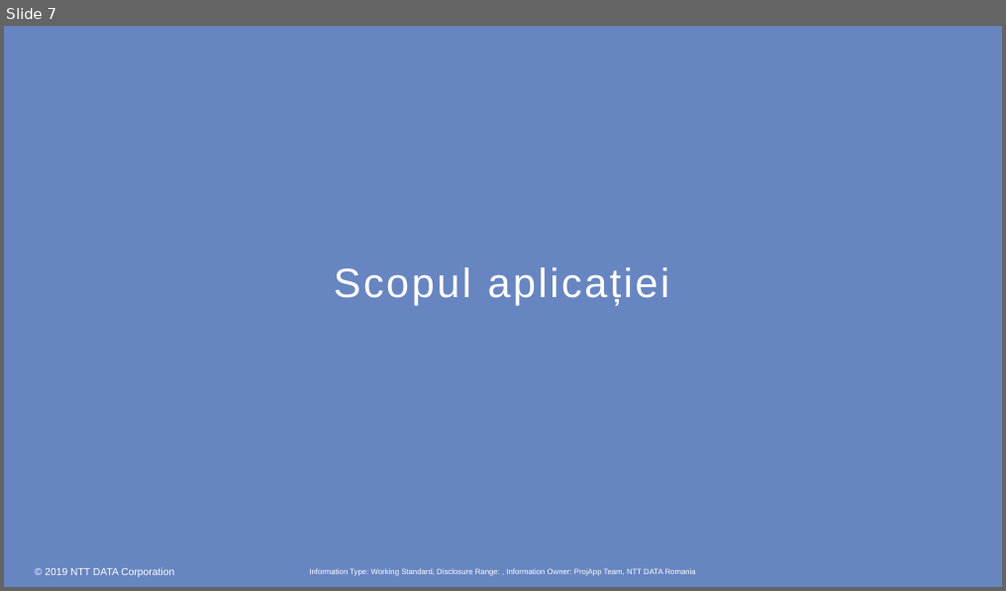
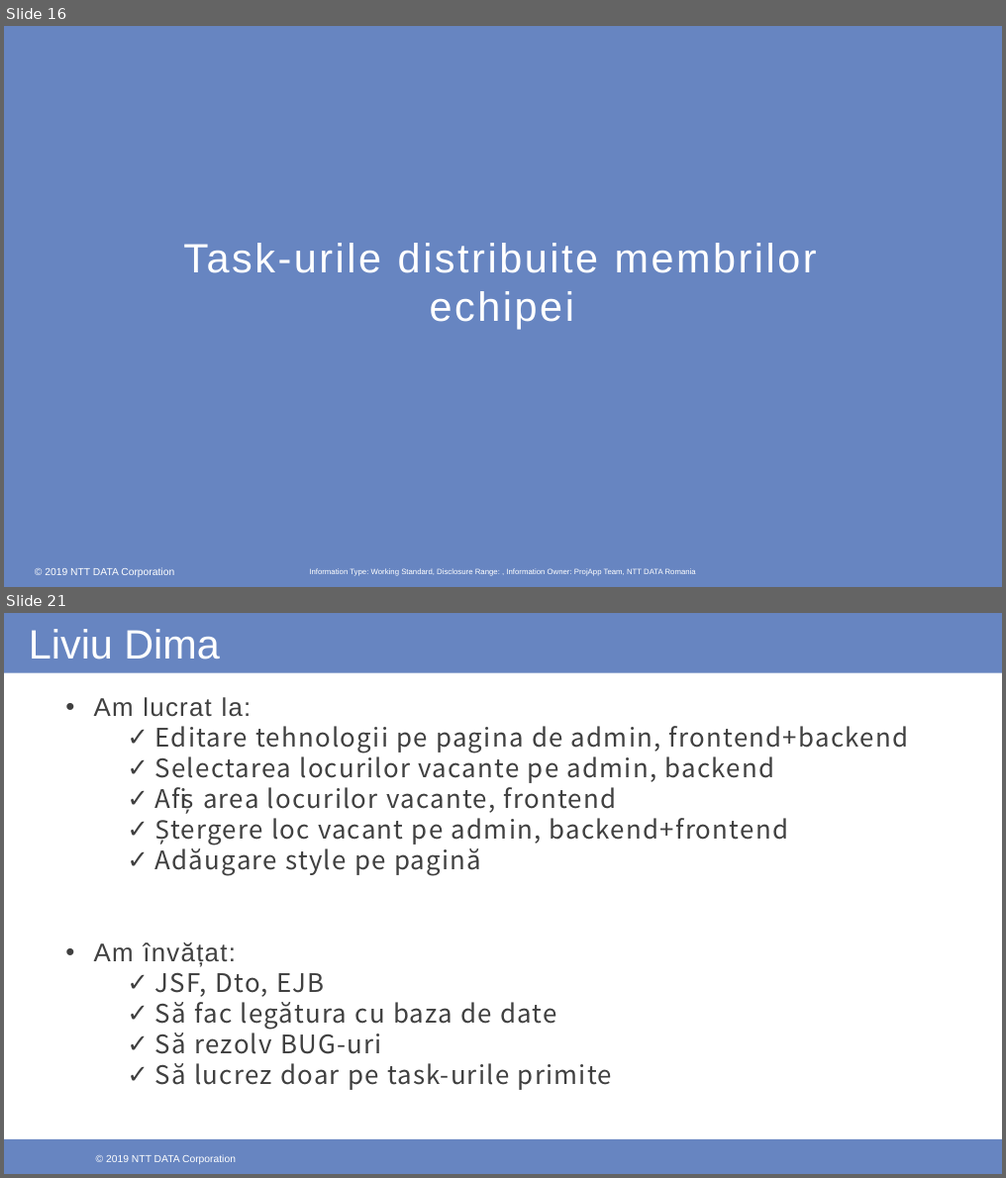
Before and after one commit to marianungureanu/ProjApp, a slide deck: ProjAppPresentation.pptx. Shown one above the other, each under a label of ours: slide 7 before the commit, slides 16 and 21 after it; the slides between them are not shown. The pictures are 1006x591 and 1006x1178 pixels, drawn with LibreOffice and Linux fonts; fonts in the diff are those of the drawing; background and template pictures are left out. Boxes give left, top, right and bottom in pixels: in the first picture for what was removed or moved away, otherwise in the second. Text is boxed around its words. In the diff, an @@ line names an element or a change of style, - is before the commit and + after.

```diff
--- a/ProjAppPresentation.pptx
+++ b/ProjAppPresentation.pptx
@@ slide 21 added at [4,613,1002,1174], background #FFFFFF @@
@@ rectangle added at [4,613,1002,672], fill #6785C1 @@
@@ text added at [29,629,219,660], 39.4 pt, text #FFFFFF @@
+Liviu Dima
@@ text added at [94,697,908,1090], 24.6 pt, text #404040 @@
+• Am lucrat la:
+  ✓ Editare tehnologii pe pagina de admin, frontend+backend
+  ✓ Selectarea locurilor vacante pe admin, backend
+  ✓ Afișarea locurilor vacante, frontend
+  ✓ Ștergere loc vacant pe admin, backend+frontend
+  ✓ Adăugare style pe pagină
+• Am învățat:
+  ✓ JSF, Dto, EJB
+  ✓ Să fac legătura cu baza de date
+  ✓ Să rezolv BUG-uri
+  ✓ Să lucrez doar pe task-urile primite
@@ rectangle added at [4,1140,1002,1174], fill #6785C1 @@
@@ rectangle added at [73,1143,234,1167], fill #6785C1 @@
@@ rectangle added at [411,1144,572,1168], fill #6785C1 @@
@@ text added at [94,1155,236,1164], 9.8 pt, text #FFFFFF @@
+© 2019 NTT DATA Corporation
@@ text added at [106,1155,224,1164], 9.8 pt, text #FFFFFF @@
+© 2019 NTT DATA Corporation
@@ page number added at [469,1149,537,1167], 14.8 pt, text #FFFFFF @@
+21
@@ what was slide 7 is now slide 16 @@
@@ slide 16 changed as well @@
@@ title at [183,243,817,329]: text changed @@
-Scopul aplicației
+Task-urile distribuite membrilor echipei
```
Also in this commit, not shown: 8 other slides changed, 21 other slides added, 2 slides removed.
